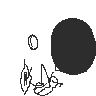
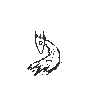
Layered file, before and after one edit (96px x 96px). Changes by layer:
hid "Capa 9", painted on it over [20, 18, 96, 96]
showed "Capa 8" over [27, 31, 62, 76]
